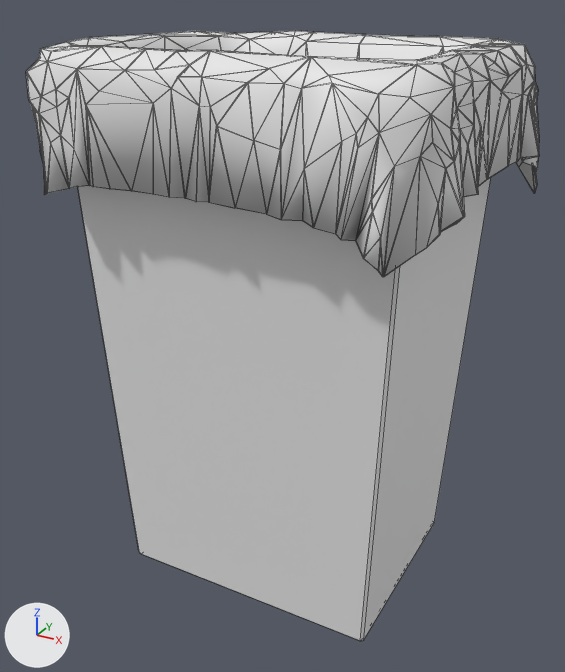
The FBX model Assets/kos/kos_igelit.fbx, before and after one commit.
Camera for both pictures: a 50 mm camera at (0.406, -0.76, 0.395) aimed at (-0.005, -0.013, 0.022). Lighting does not change. The marker at lower left points along +X, +Y and +Z. Mesh edges are drawn as thin lines.

The first picture shows 'kos_igelit'.
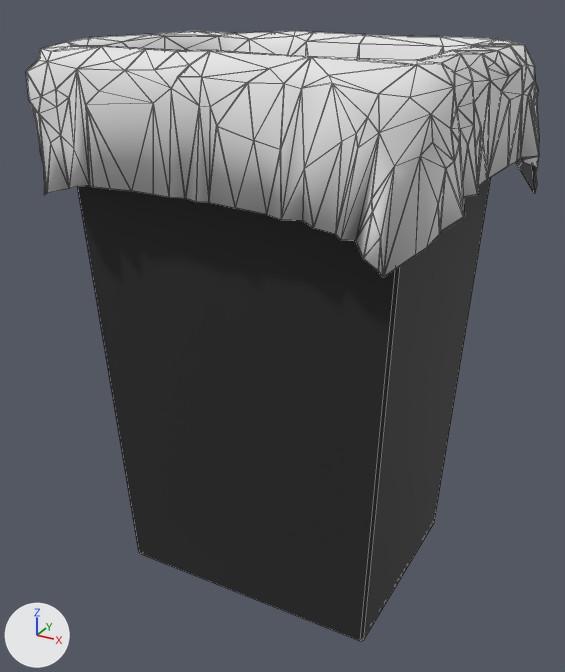
The change, as a list of edits to the scene's bpy script:
```text
Add mat_igelit:
    mat_igelit = principled_material('igelit')
    mat_igelit.base_color = (0.8, 0.8, 0.8)  # white #e7e7e7
    mat_igelit.roughness = 0.69
Add mat_plast_cerny:
    mat_plast_cerny = principled_material('plast_cerny')
    mat_plast_cerny.base_color = (0.0188, 0.0188, 0.0188)  # black #252525
    mat_plast_cerny.roughness = 0.69
Change me_kos_igelit:
    where me_kos_igelit.from_pydata(...)  # 774 vertices, 1422 faces; spans x -0.228..0.24, y -0.201..0.2, z -0.281..0.352
    used by ob_kos_igelit; location = (0.0, 0.0, 0.0)
    me_kos_igelit part 1: 28 of the faces centred in x -0.187..0.187, y -0.146..0.146, z 0.019..0.319 switch from no material to mat_plast_cerny (black #252525)
    me_kos_igelit part 2: 10 of the faces centred in x -0.158..0.158, y -0.124..0.124, z -0.281..-0.276 switch from no material to mat_plast_cerny (black #252525)
    add me_kos_igelit.materials.append(mat_igelit)  # white #e7e7e7
```

Changed parts and their boxes [x1, y1, x2, y2] in the pictures (565 x 672 px):
part 1 of me_kos_igelit, recoloured (white to black)
    both: [78, 178, 491, 640]
part 2 of me_kos_igelit, recoloured
    both: [140, 553, 362, 641]
